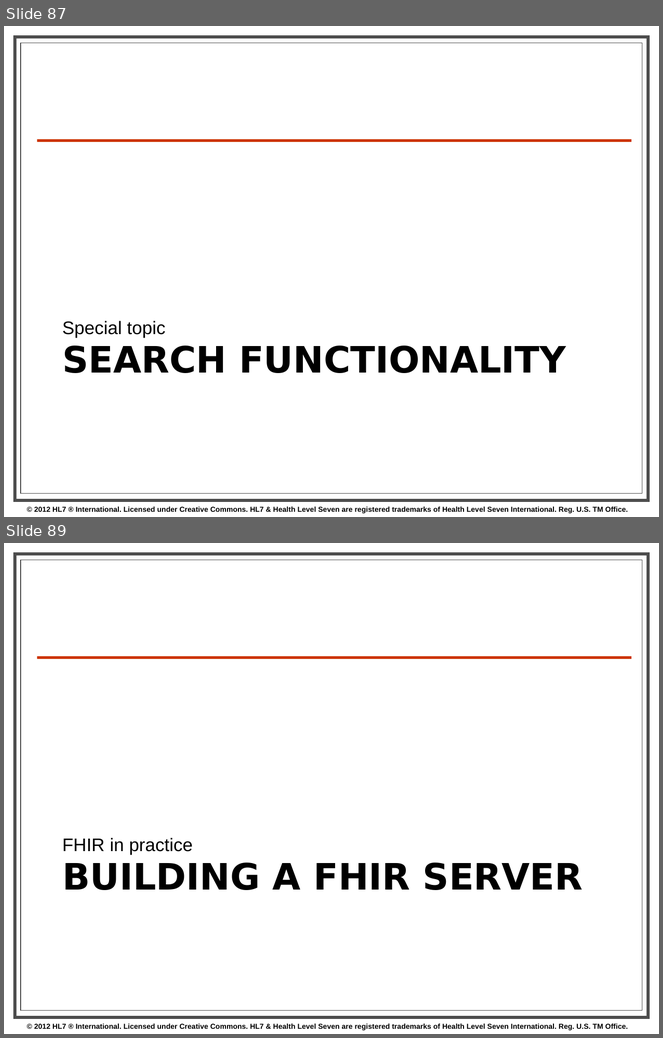
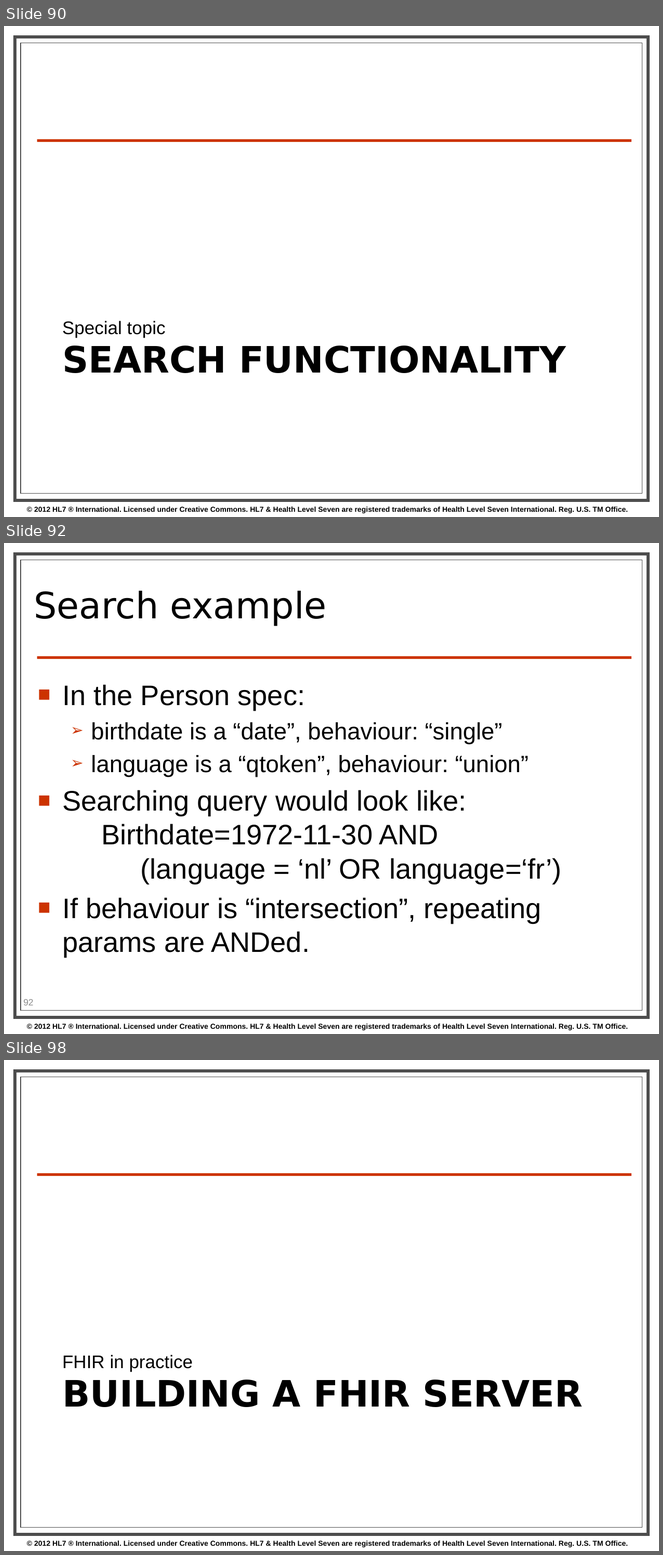
Before and after one commit to vista-novo/fhir, a slide deck: presentations/2013-01 Tutorials/201301 - Phoenix - FhirForDevelopersWGMTutorial.pptx. Shown one above the other, each under a label of ours: slides 87 and 89 before the commit, slides 90, 92 and 98 after it; the slides between them are not shown. The pictures are 663x1038 and 663x1555 pixels, drawn with LibreOffice and Linux fonts; fonts in the diff are those of the drawing; background and template pictures are left out. Boxes give left, top, right and bottom in pixels: in the first picture for what was removed or moved away, otherwise in the second. Text is boxed around its words. In the diff, an @@ line names an element or a change of style, - is before the commit and + after.

```diff
--- a/presentations/2013-01 Tutorials/201301 - Phoenix - FhirForDevelopersWGMTutorial.pptx
+++ b/presentations/2013-01 Tutorials/201301 - Phoenix - FhirForDevelopersWGMTutorial.pptx
@@ slide 92 added at [4, 543, 659, 1034], background #FFFFFF; not listed: 4 template elements that a slide beside it also shows @@
@@ title added at [34, 590, 327, 626], 40 pt, text #000000 @@
+Search example
@@ text added at [62, 684, 562, 957], 31 pt, text #000000 @@
+■ In the Person spec:
+  ➢ birthdate is a “date”, behaviour: “single”
+  ➢ language is a “qtoken”, behaviour: “union”
+■ Searching query would look like:
+  Birthdate=1972-11-30 AND
+  (language = ‘nl’ OR language=‘fr’)
+■ If behaviour is “intersection”, repeating params are ANDed.
@@ page number added at [23, 1000, 33, 1006], 10 pt, text #8C8C8C @@
+92
@@ what was slide 87 is now slide 90 @@
@@ what was slide 89 is now slide 98 @@
```
Also in this commit, not shown: 2 slides changed, 16 other slides added, 3 slides removed.
